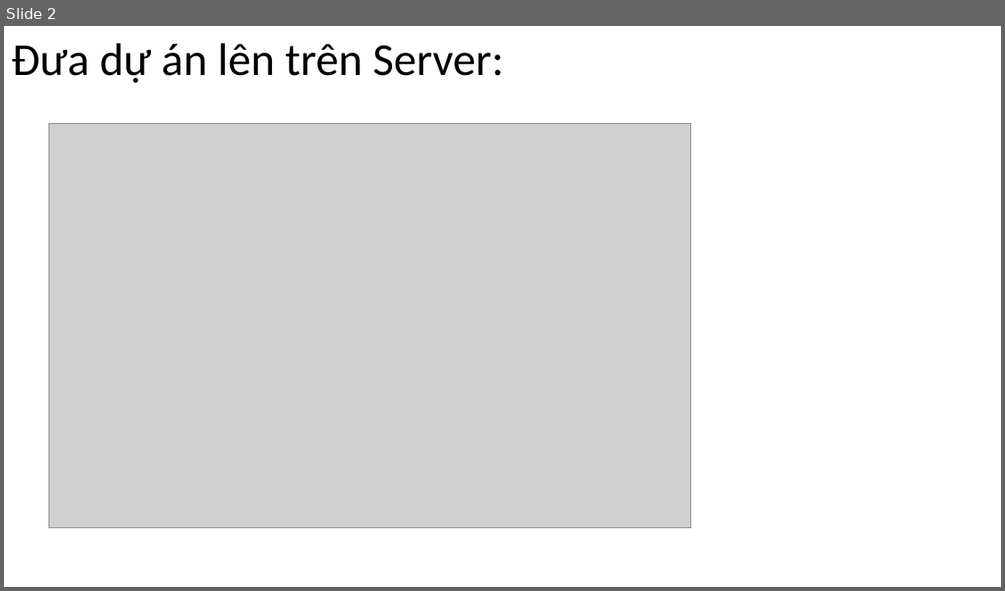
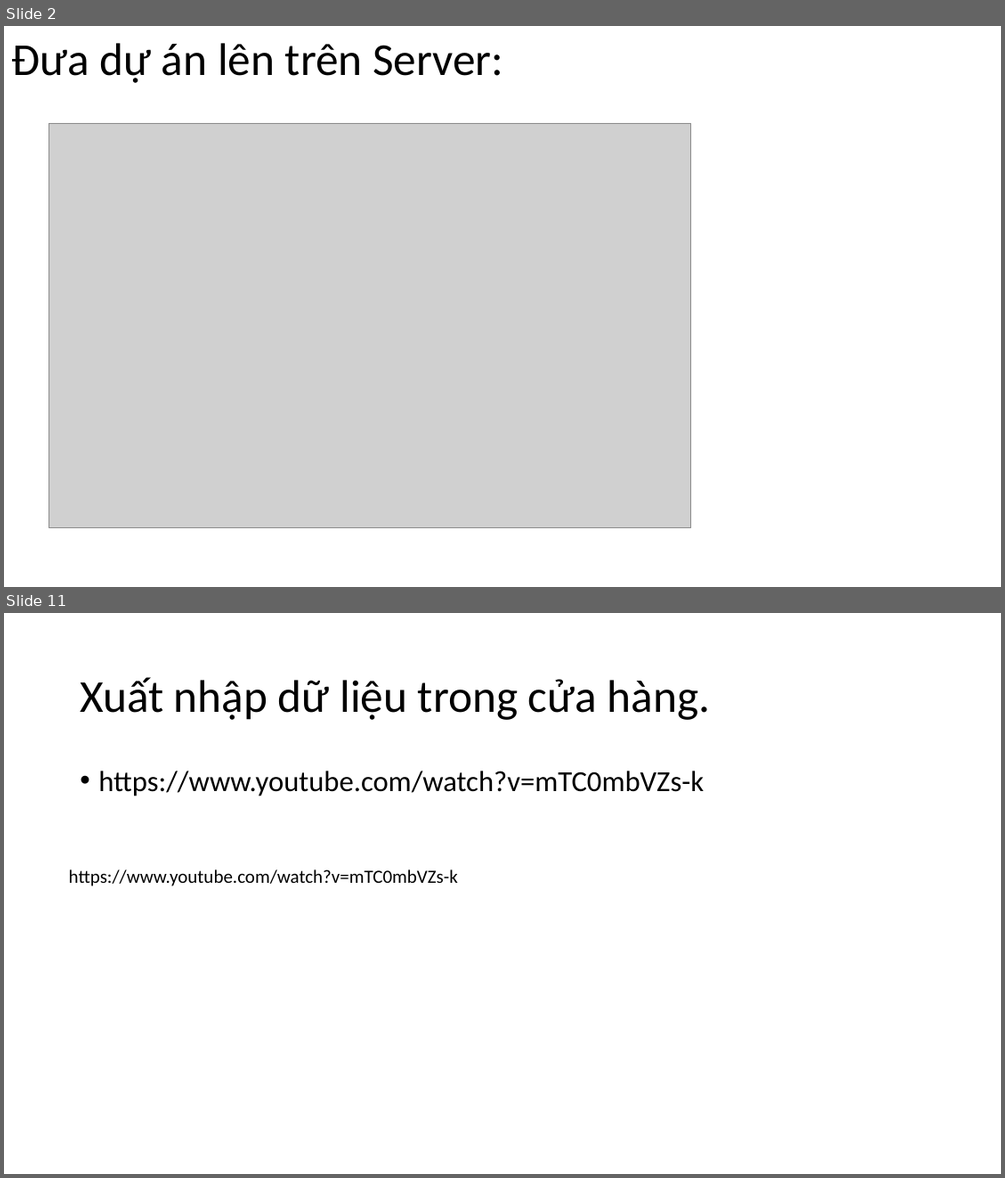
Before and after one commit to DangVanDoan05/WordPress, a slide deck: Import&ExPort DataBasePHP.pptx. Shown one above the other, each under a label of ours: slide 2 before the commit, slides 2 and 11 after it; the slides between them are not shown. The pictures are 1005x591 and 1005x1178 pixels, drawn with LibreOffice and Linux fonts; fonts in the diff are those of the drawing; grey boxes stand for pictures. Boxes give left, top, right and bottom in pixels: in the first picture for what was removed or moved away, otherwise in the second. Text is boxed around its words. In the diff, an @@ line names an element or a change of style, - is before the commit and + after.

```diff
--- a/Import&ExPort DataBasePHP.pptx
+++ b/Import&ExPort DataBasePHP.pptx
@@ slide 11 added at <box>4,613,1001,1174</box>, background #FFFFFF @@
@@ title added at <box>80,677,711,720</box>, 44 pt, text #000000 @@
+Xuất nhập dữ liệu trong cửa hàng.
@@ text added at <box>98,771,704,796</box>, 28 pt, text #000000 @@
+• https://www.youtube.com/watch?v=mTC0mbVZs-k
@@ text added at <box>69,869,458,886</box>, 18 pt, text #000000 @@
+https://www.youtube.com/watch?v=mTC0mbVZs-k
```
Also in this commit, not shown: 1 slide changed, 7 other slides added, 1 slide removed, 4 other files.
